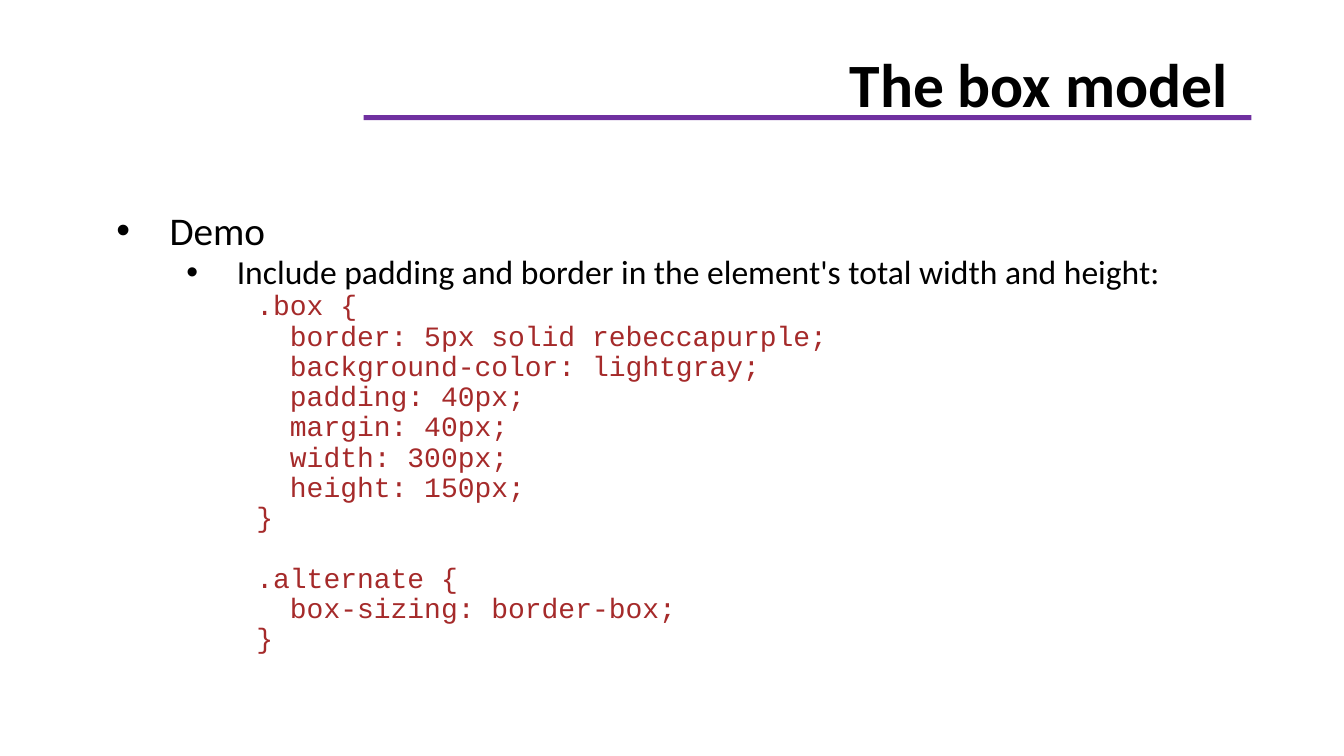
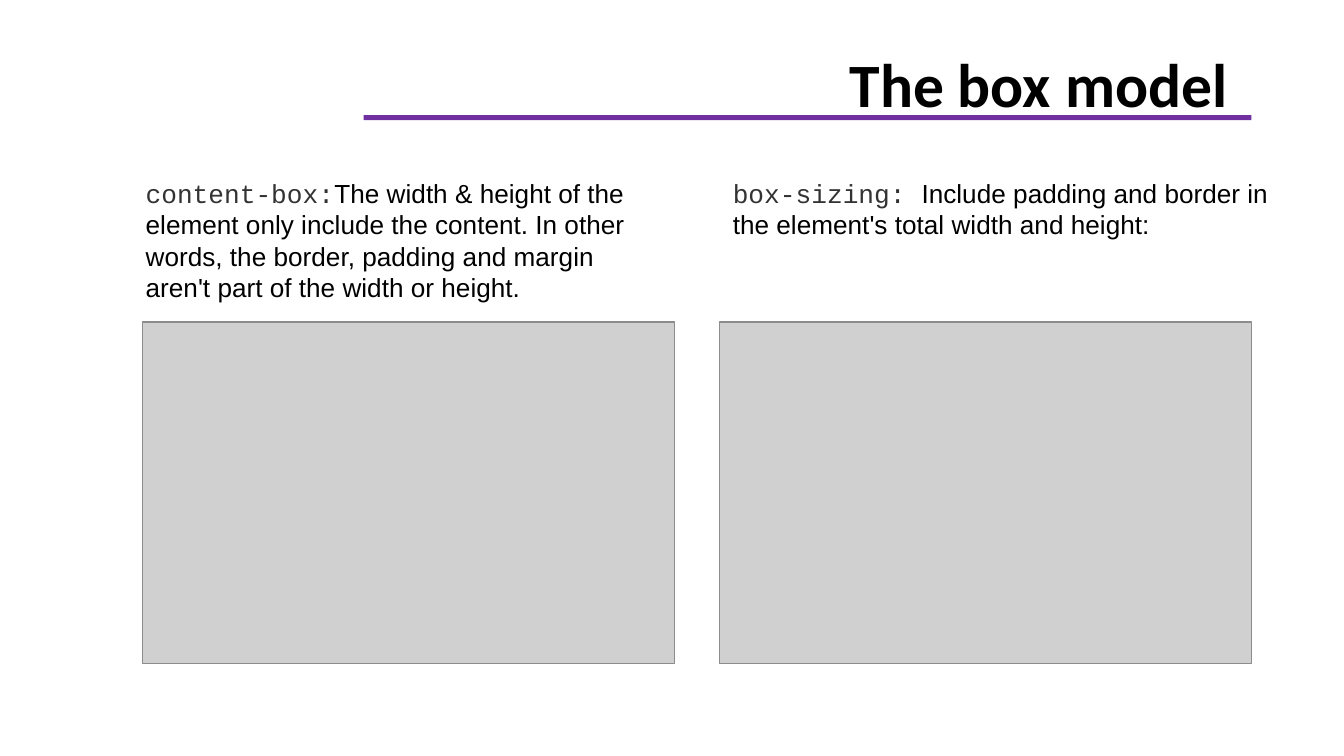
Before and after one commit to giaule91/basic-html, a slide deck: slide 20 of docs/CSS.pptx. Drawn at 1344x756 pixels with LibreOffice and Linux fonts; fonts in the diff are those of the drawing; grey boxes stand for pictures; background and template pictures are left out. Boxes give left, top, right and bottom in pixels: in the first picture for what was removed or moved away, otherwise in the second. Text is boxed around its words. In the diff, an @@ line names an element or a change of style, - is before the commit and + after.

Commit message:
update css demo

```diff
--- a/docs/CSS.pptx
+++ b/docs/CSS.pptx
@@ text added at <box>146,184,624,303</box>, 14 pt, text #000000 @@
+content-box:The width & height of the element only include the content. In other words, the border, padding and margin aren't part of the width or height.
@@ text added at <box>733,184,1267,240</box>, 14 pt, text #000000 @@
+box-sizing: Include padding and border in the element's total width and height:
@@ text removed at <box>170,220,1159,624</box> @@
-• Demo
-  • Include padding and border in the element's total width and height:
-    .box {
-    border: 5px solid rebeccapurple;
-    background-color: lightgray;
-    padding: 40px;
-    margin: 40px;
-    width: 300px;
-    height: 150px;
-    }
-    .alternate {
-    box-sizing: border-box;
-    }
@@ picture added at <box>142,323,675,664</box> @@
@@ picture added at <box>719,323,1251,664</box> @@
```
Also in this commit, not shown: 5 other slides changed, 6 other files.
